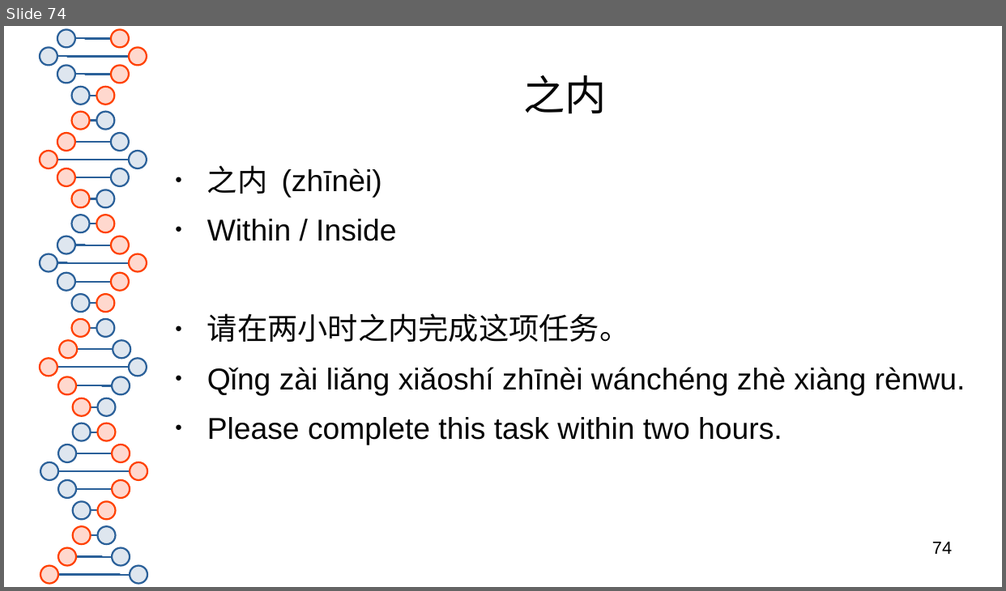
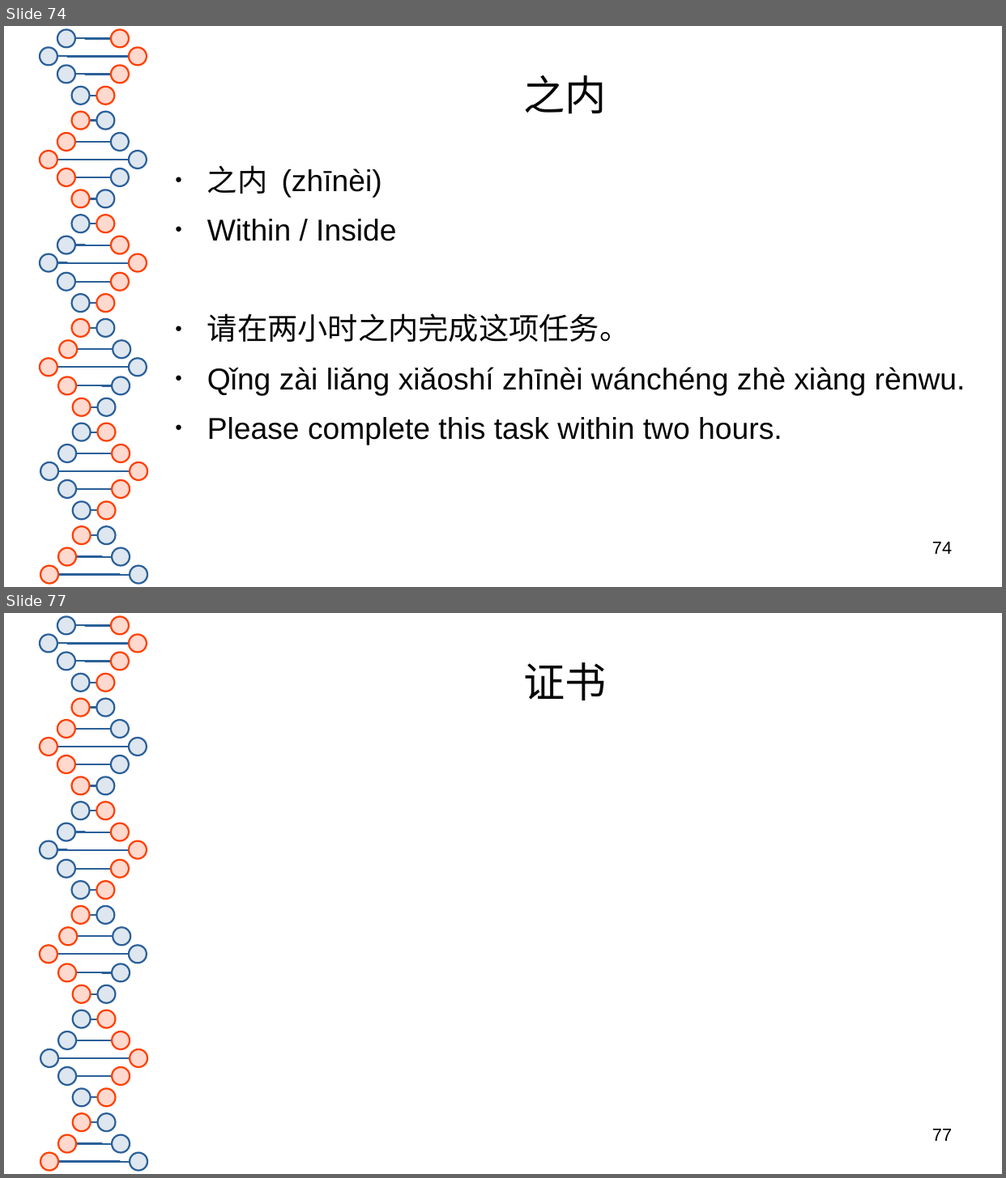
Before and after one commit to 23x41/HSK3.0, a slide deck: HSK 3.0 Level 5.pptx. Shown one above the other, each under a label of ours: slide 74 before the commit, slides 74 and 77 after it; the slides between them are not shown. The pictures are 1006x591 and 1006x1178 pixels, drawn with LibreOffice and Linux fonts; fonts in the diff are those of the drawing. Boxes give left, top, right and bottom in pixels: in the first picture for what was removed or moved away, otherwise in the second. Text is boxed around its words. In the diff, an @@ line names an element or a change of style, - is before the commit and + after.

```diff
--- a/HSK 3.0 Level 5.pptx
+++ b/HSK 3.0 Level 5.pptx
@@ slide 77 added at <box>4,613,1002,1174</box>, background #FFFFFF; not listed: 81 template elements that a slide beside it also shows @@
@@ title added at <box>524,662,607,700</box>, 33 pt, text #050505 @@
+证书
@@ page number added at <box>932,1129,952,1141</box>, 14 pt, text #000000 @@
+77
```
Also in this commit, not shown: 35 other slides added, 1 other file.
